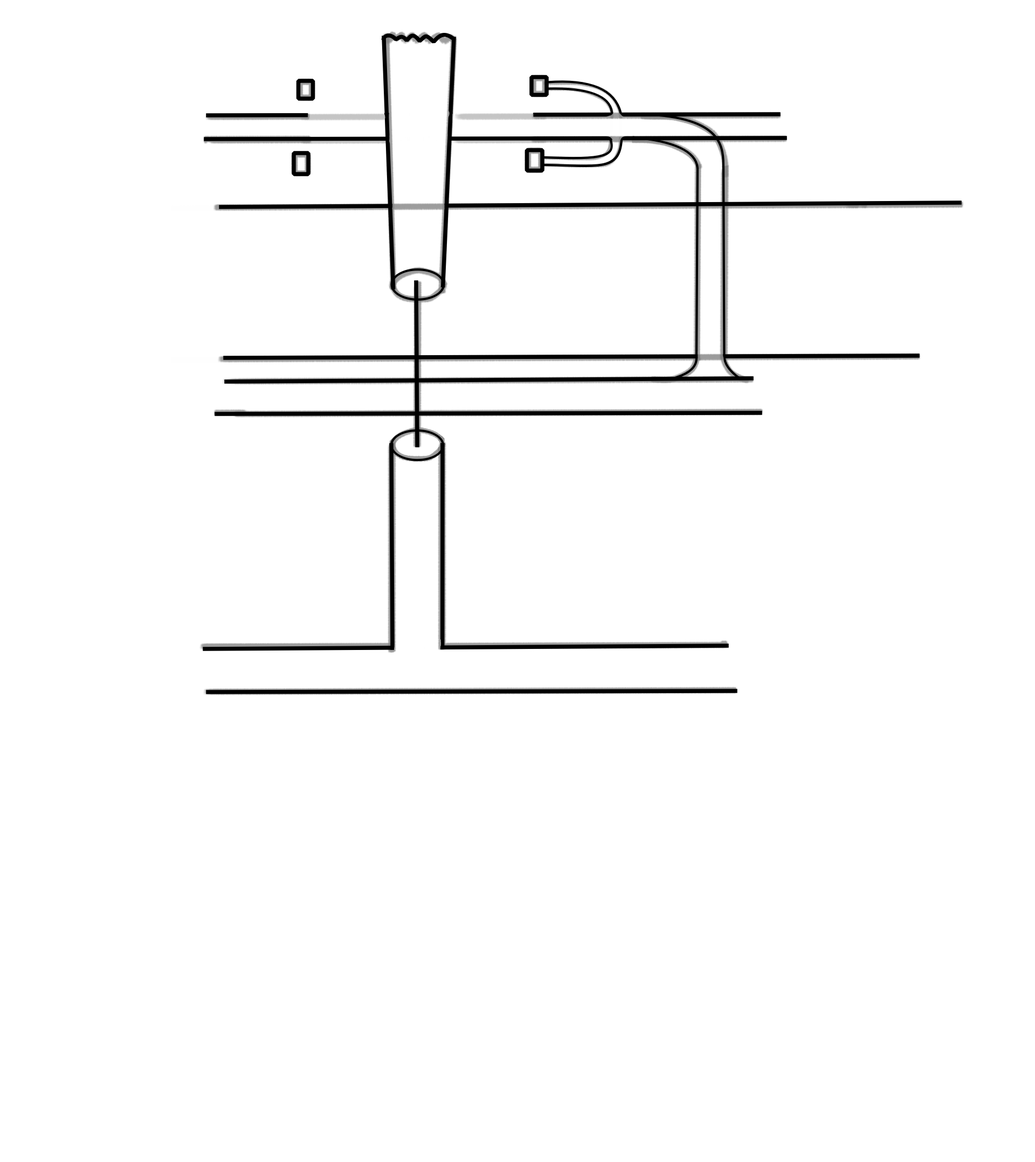
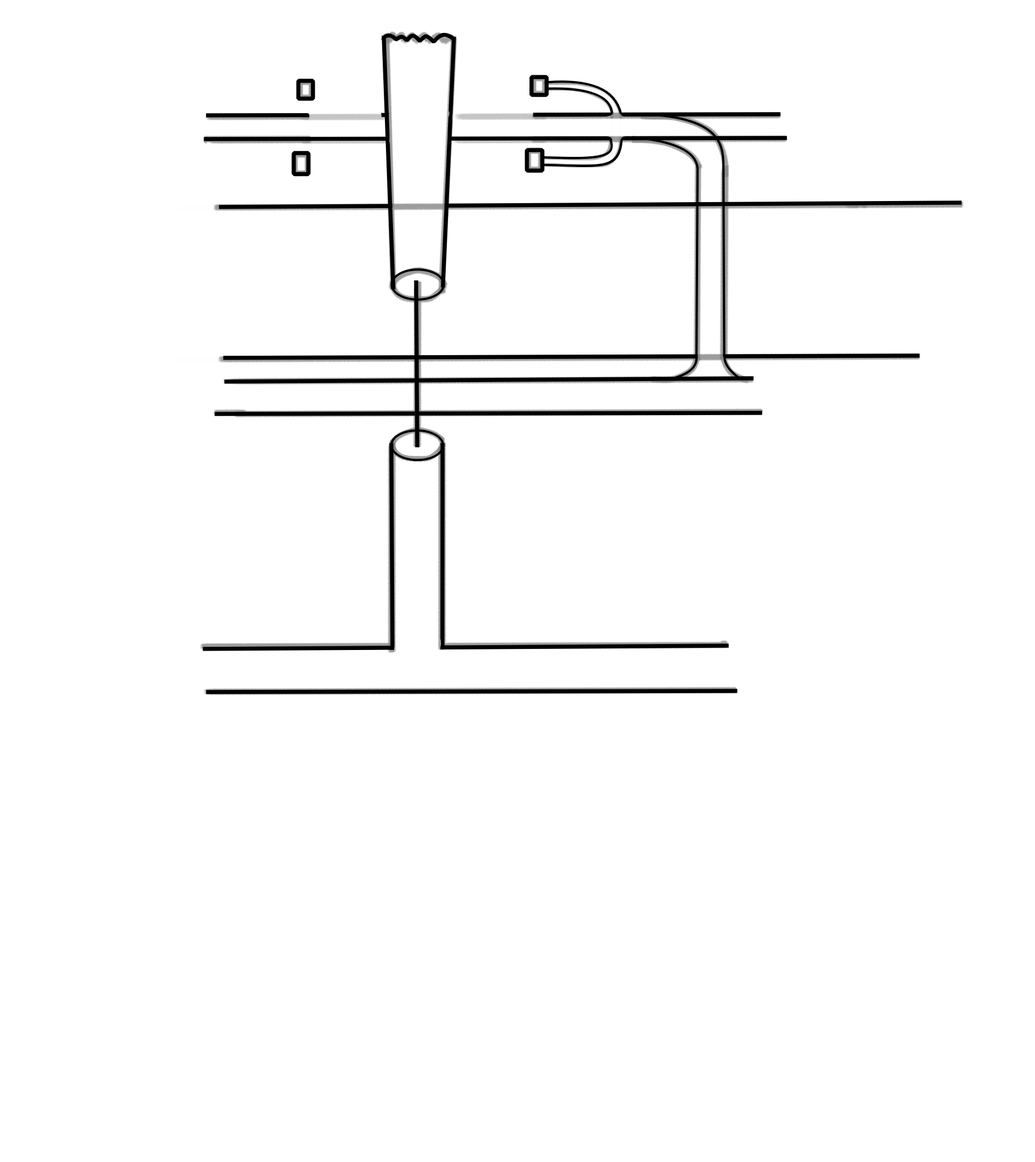
Before/after of a 1035 x 1162 layered artwork. What changed in the layer stack:
pixels changed over [307, 112, 534, 120] (layer not identified)
